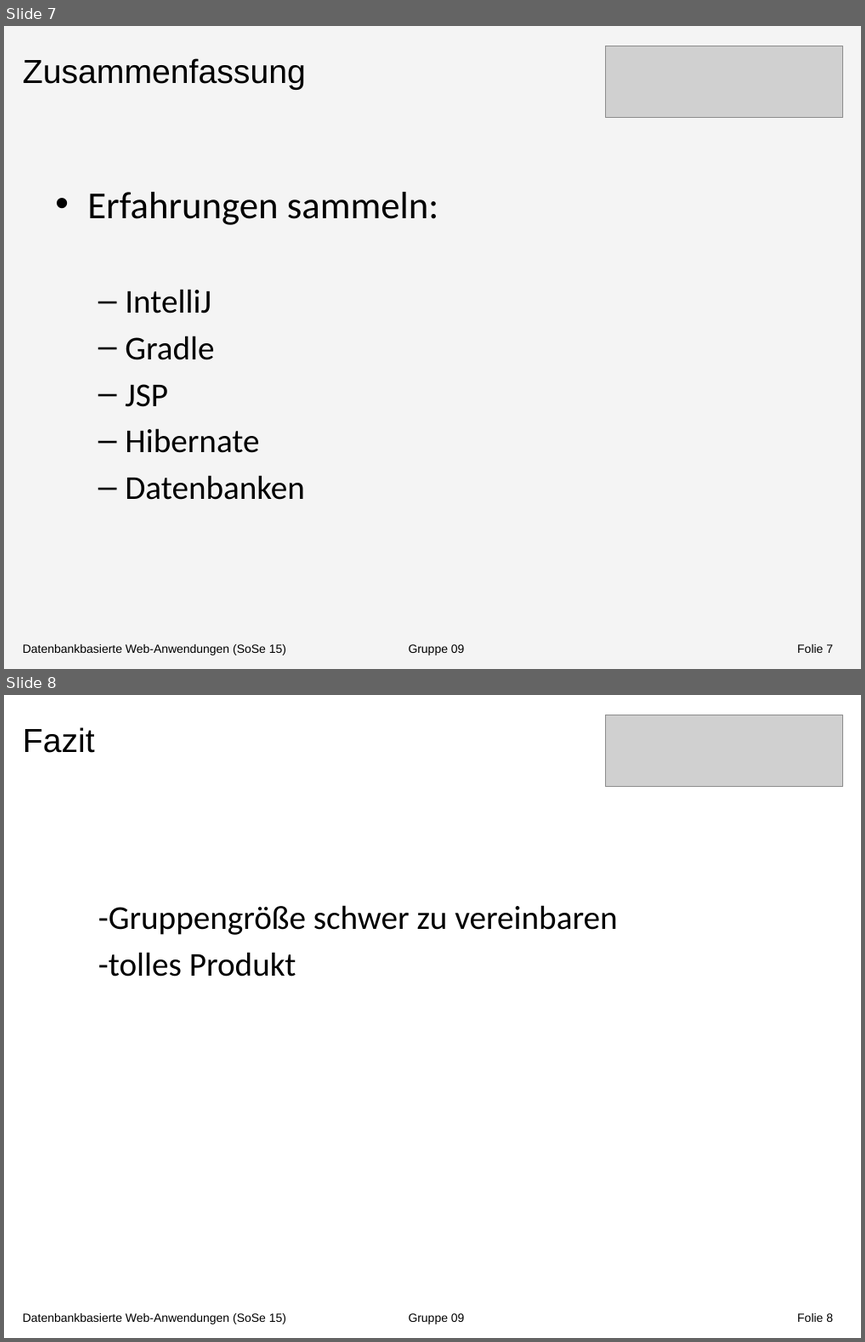
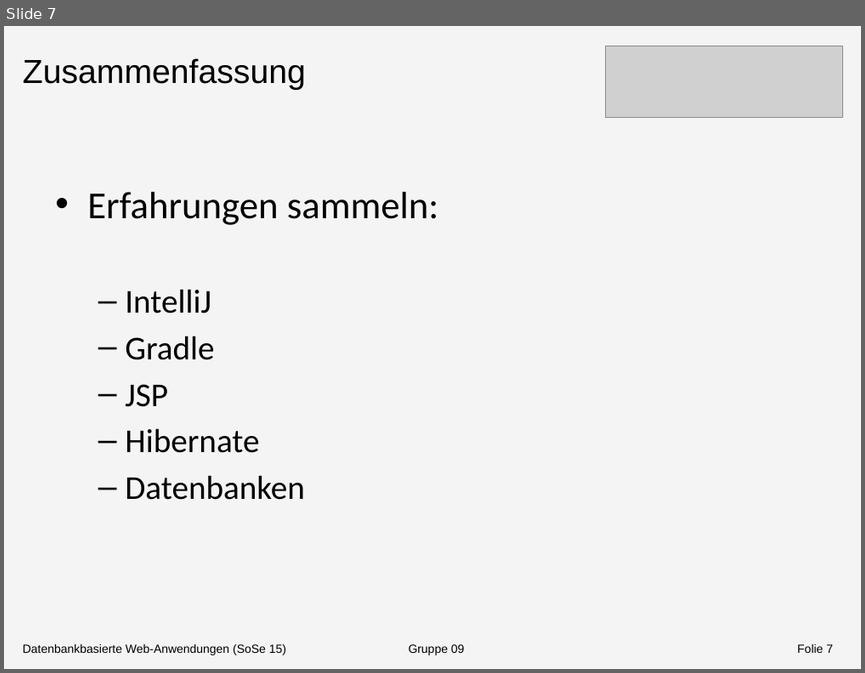
Before and after one commit to Shardic/DatenbankenMI2015, a slide deck: Doku/Dokumentation/Präsentation/Präsentation1.pptx. Shown one above the other, each under a label of ours: slides 7 and 8 before the commit, slide 7 after it. The pictures are 865x1342 and 865x673 pixels, drawn with LibreOffice and Linux fonts; fonts in the diff are those of the drawing; grey boxes stand for pictures. Boxes give left, top, right and bottom in pixels: in the first picture for what was removed or moved away, otherwise in the second. Text is boxed around its words. In the diff, an @@ line names an element or a change of style, - is before the commit and + after.

```diff
--- a/Doku/Dokumentation/Präsentation/Präsentation1.pptx
+++ b/Doku/Dokumentation/Präsentation/Präsentation1.pptx
@@ slide 8 removed at [4,695,861,1338], background #FFFFFF @@
@@ picture removed at [606,715,842,787] @@
@@ text removed at [23,727,95,753] @@
-Fazit
@@ text removed at [98,905,617,976] @@
-  -Gruppengröße schwer zu vereinbaren
-  -tolles Produkt
@@ text removed at [23,1313,465,1324] @@
-Datenbankbasierte Web-Anwendungen (SoSe 15) Gruppe 09
@@ page number removed at [797,1313,833,1321] @@
-Folie 8
```
Also in this commit, not shown: 1 other file.
